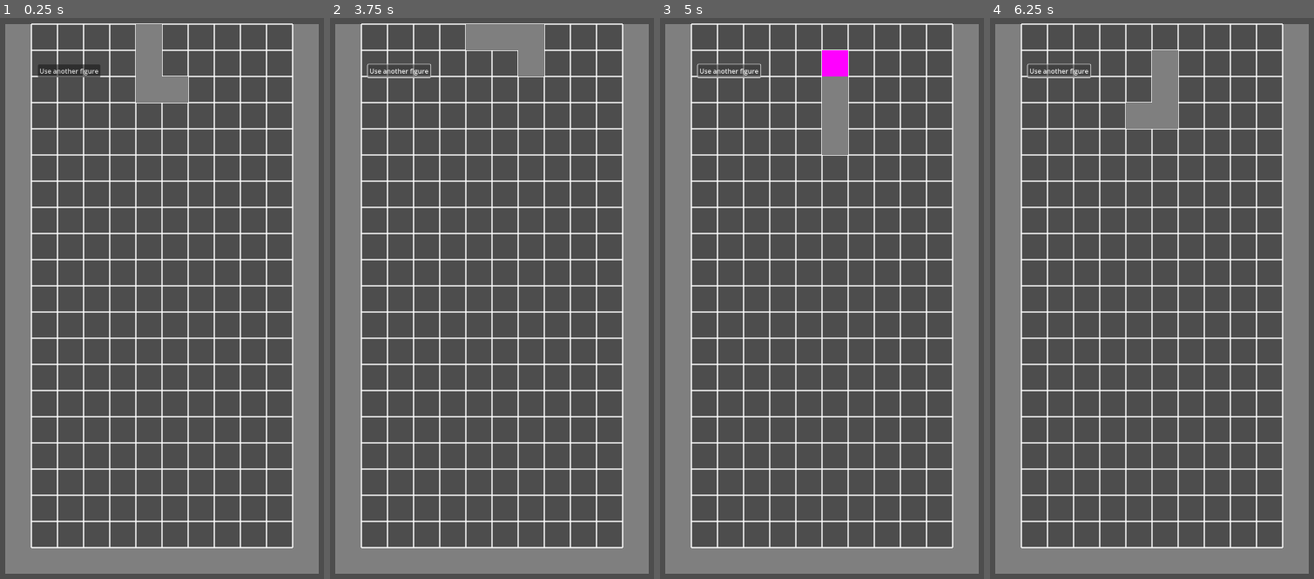
Above: before the commit, frames 1-4 (left to right).
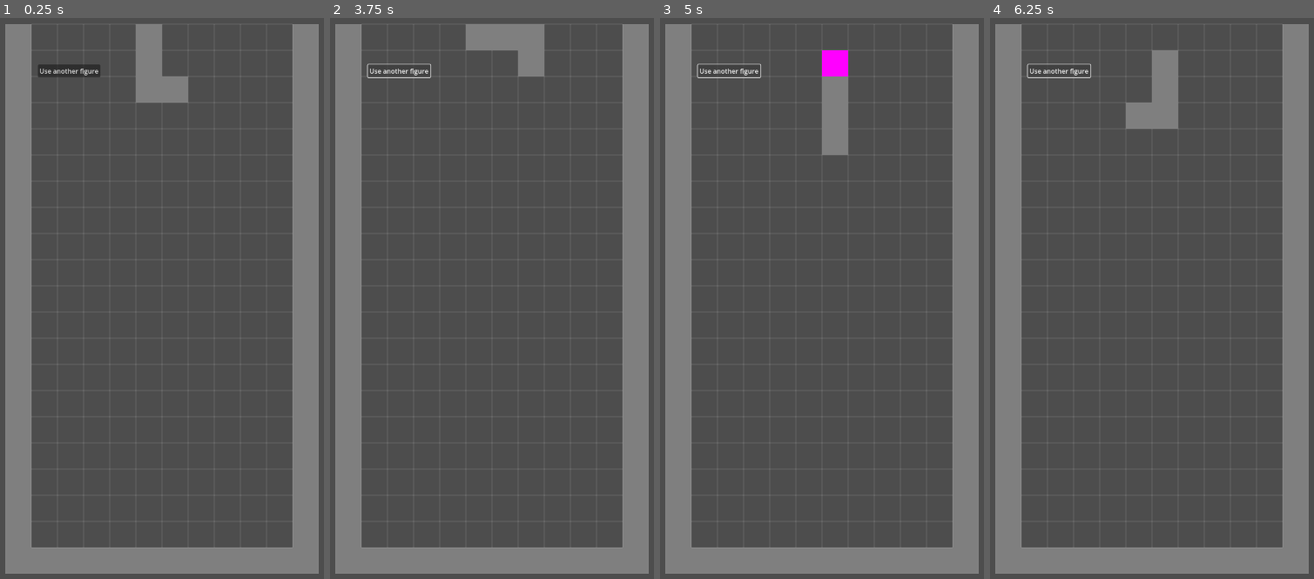
Above: after the commit, the same moments.

Repository: lacedon/mana-tetris
Game: Godot game, scene res://src/components/field/field.tscn
The game is run twice, just before and just after one commit, with the same random seed, the same clock (stepped at 60 frames per second) and the same inputs.
Inputs:
- Up to frame 1 (0.25 s): no input
- Up to frame 2 (3.75 s): click "Use another figure" at 0.5 s; tap Enter at 1.25, 3.5 s; hold Right (move-right) 1.28-2.03 s; hold S (drop) 1.28-2.03 s; hold Left (move-left) 2.03-2.78 s; tap Up (rotate) at 2.1, 3.6 s; tap Space at 2.75 s; hold S (drop) 2.78-3.53 s; hold Right (move-right) from 2.78 s (still down)
- Up to frame 3 (5 s): tap Space at 4.25 s; release Right (move-right) at 4.28 s; hold Left (move-left) from 4.28 s (still down); hold S (drop) from 4.28 s (still down)
- Up to frame 4 (6.25 s): keep holding Left (move-left); release S (drop) at 5.03 s; tap Up (rotate) at 5.1 s; tap Enter at 5.75 s; hold S (drop) from 5.78 s (still down)

The runs differ from the first frame. In frame 1, 10% of the frame differs, in the area x 9-91%, y 0-95%; in frame 2, 10%; in frame 3, 10%; in frame 4, 10%.

Commit message:
Fix grid lines color

Diff:
--- a/src/components/field/grid/grid.gd
+++ b/src/components/field/grid/grid.gd
@@ -1,9 +1,12 @@
 extends Node2D
+
+@export var color: Color = Color(1, 1, 1, 0.1)
 
 func _create_line(start: Vector2, end: Vector2) -> Line2D:
     var line = Line2D.new()
     line.name = "GridLine" + str(start) + "-" + str(end)
     line.width = 2
+    line.default_color = color
     line.add_point(start * FieldConfig.cellSize)
     line.add_point(end * FieldConfig.cellSize)
     return line
